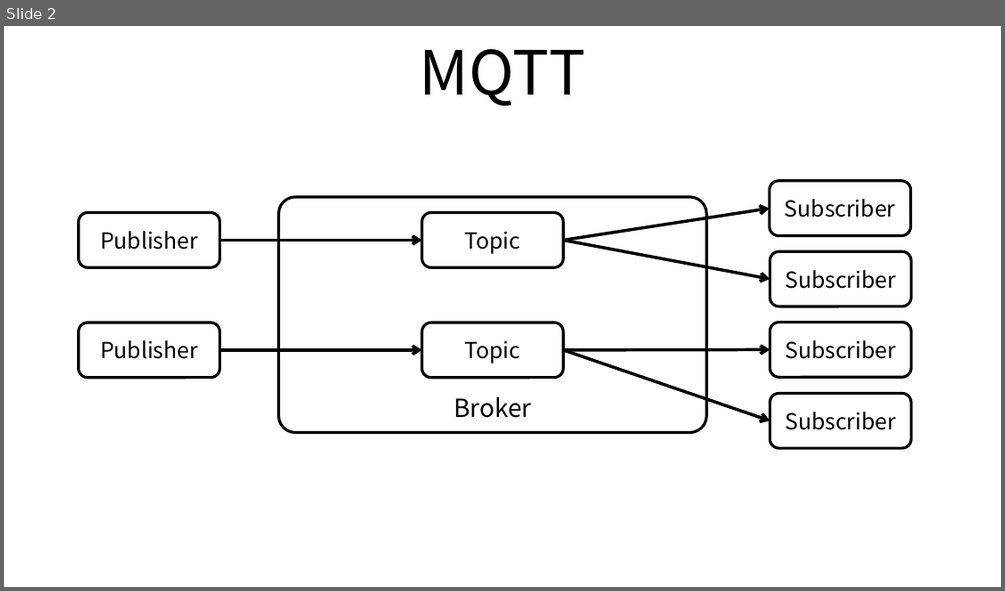
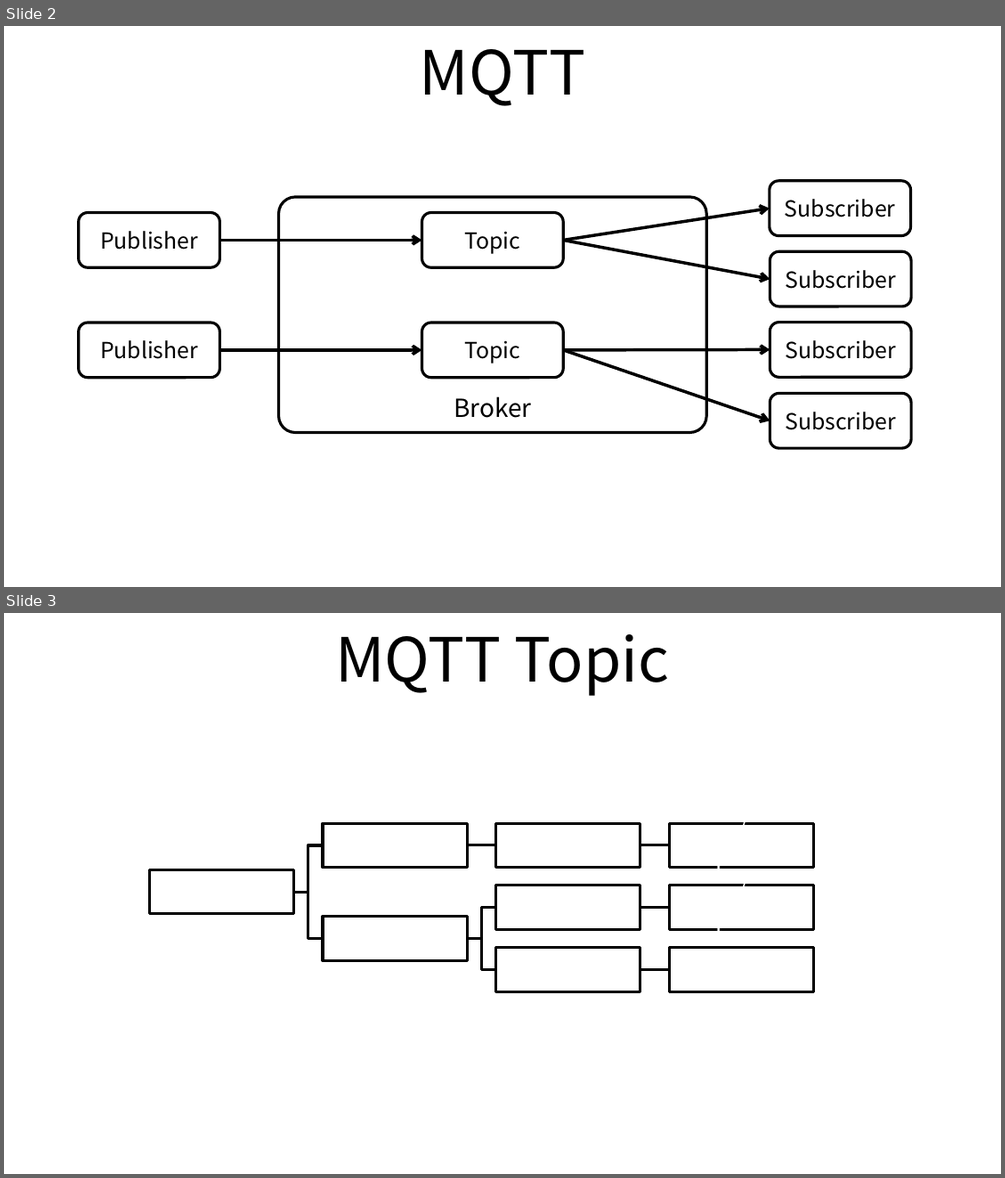
Before and after one commit to ssup2/blog-old, a slide deck: images/theory_analysis/AMQP_MQTT/AMQP_MQTT.pptx. Shown one above the other, each under a label of ours: slide 2 before the commit, slides 2 and 3 after it. The pictures are 1005x591 and 1005x1178 pixels, drawn with LibreOffice and Linux fonts; fonts in the diff are those of the drawing. Boxes give left, top, right and bottom in pixels: in the first picture for what was removed or moved away, otherwise in the second. Text is boxed around its words. In the diff, an @@ line names an element or a change of style, - is before the commit and + after.

Commit message:
Update MQTT

```diff
--- a/images/theory_analysis/AMQP_MQTT/AMQP_MQTT.pptx
+++ b/images/theory_analysis/AMQP_MQTT/AMQP_MQTT.pptx
@@ slide 3 added at [4,613,1001,1174], background #FFFFFF @@
@@ title added at [335,634,670,696], 44 pt, text #000000 @@
+MQTT Topic
@@ group added at [150,823,813,990]: 9 rectangles, 8 freeform shapes, 2 texts @@
+/temperature
+/temperature
```
Also in this commit, not shown: 1 other slide added, 3 other files.
